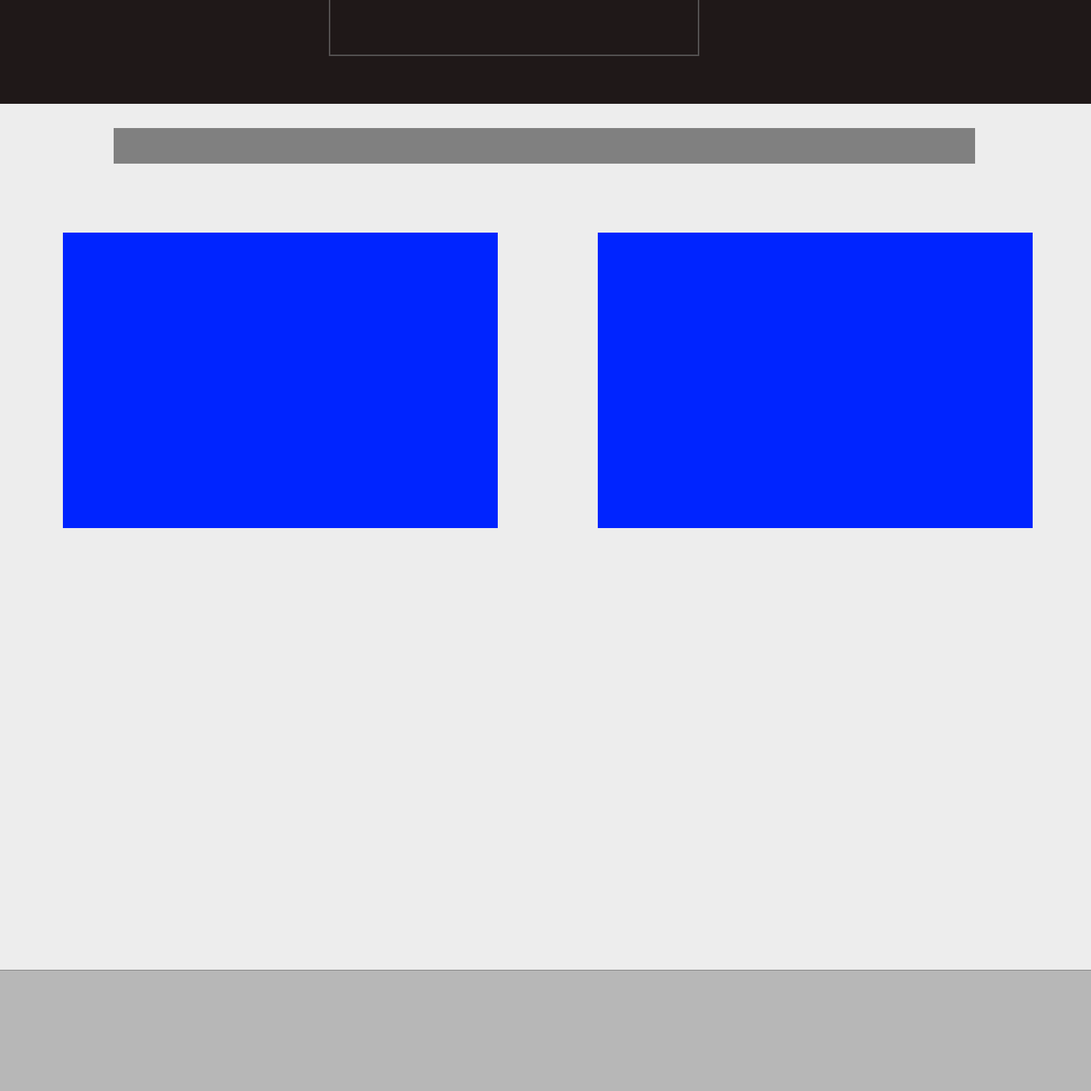
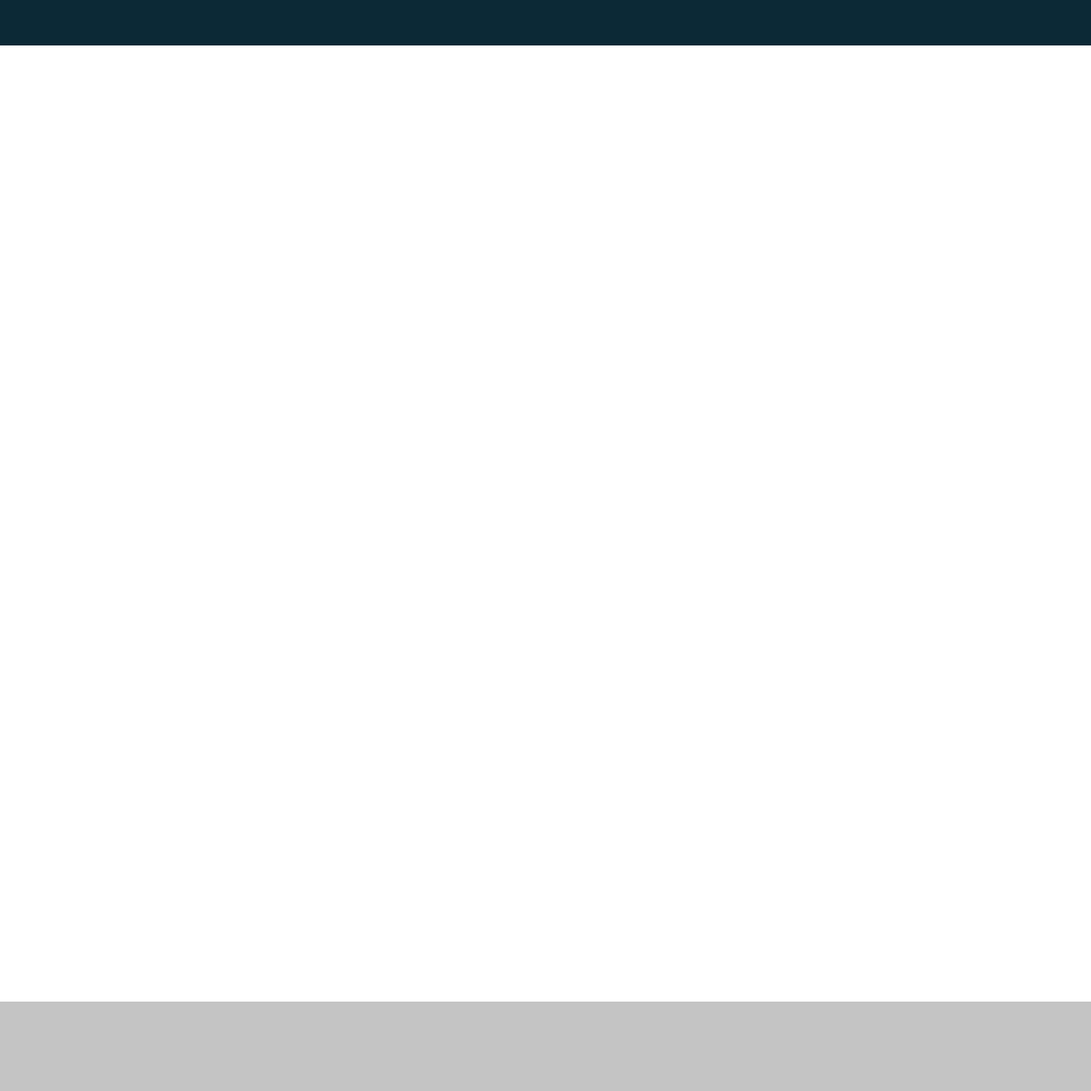
Two versions of the same layered image (1091x1091). Layer-by-layer changes:
showed "Layer 4", moved it above "Layer 3", painted on it over (0, 0, 1091, 57)
moved "Layer 3" above "Layer 2", painted on it over (0, 0, 1091, 1091)
removed layer "Layer 0" over (0, 0, 1091, 1091)
painted on "Layer 2" over (0, 0, 1091, 46)
painted on "Layer 1" over (0, 0, 1091, 1091)
